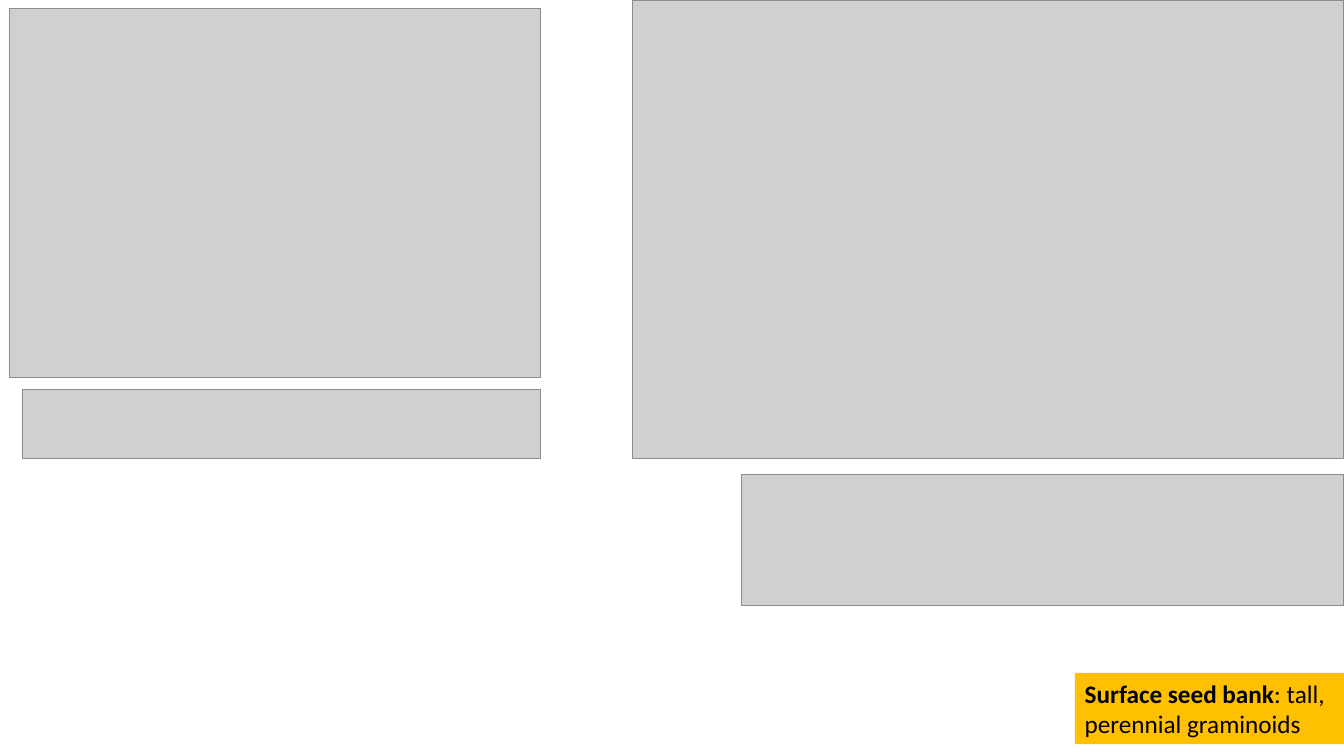
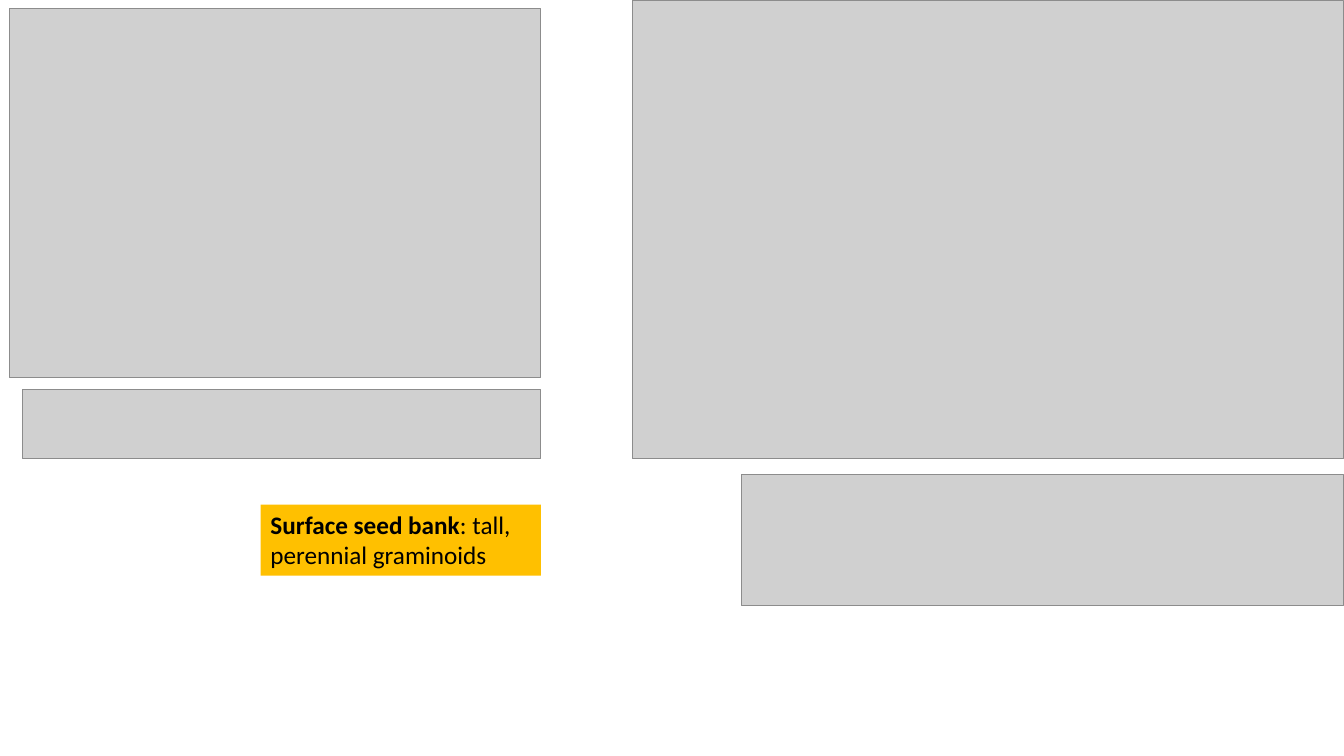
Before and after one commit to stefanielane/HabitatRecovery, a slide deck: slide 4 of code_output.pptx. Drawn at 1344x756 pixels with LibreOffice and Linux fonts; fonts in the diff are those of the drawing; grey boxes stand for pictures. Boxes give left, top, right and bottom in pixels: in the first picture for what was removed or moved away, otherwise in the second. Text is boxed around its words. In the diff, an @@ line names an element or a change of style, - is before the commit and + after.

```diff
--- a/code_output.pptx
+++ b/code_output.pptx
@@ rectangle "Surface seed bank: tall, perennial ..." resized from (x1=1075, y1=674, x2=1344, y2=745) to (x1=260, y1=505, x2=540, y2=577) @@
```
Also in this commit, not shown: 3 other slides changed, 21 other files.
